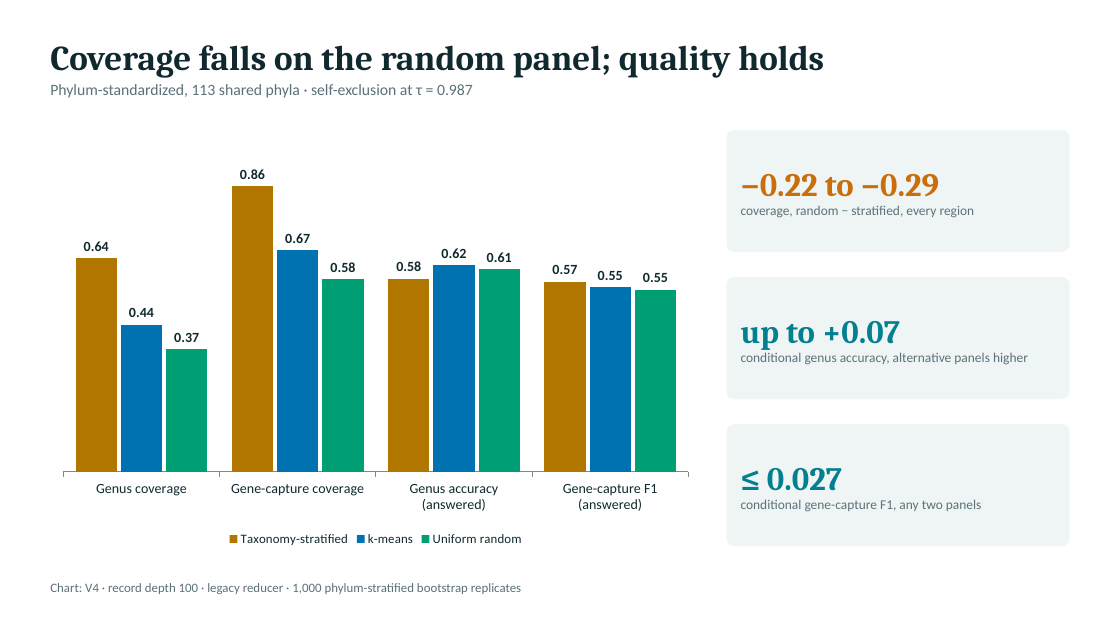
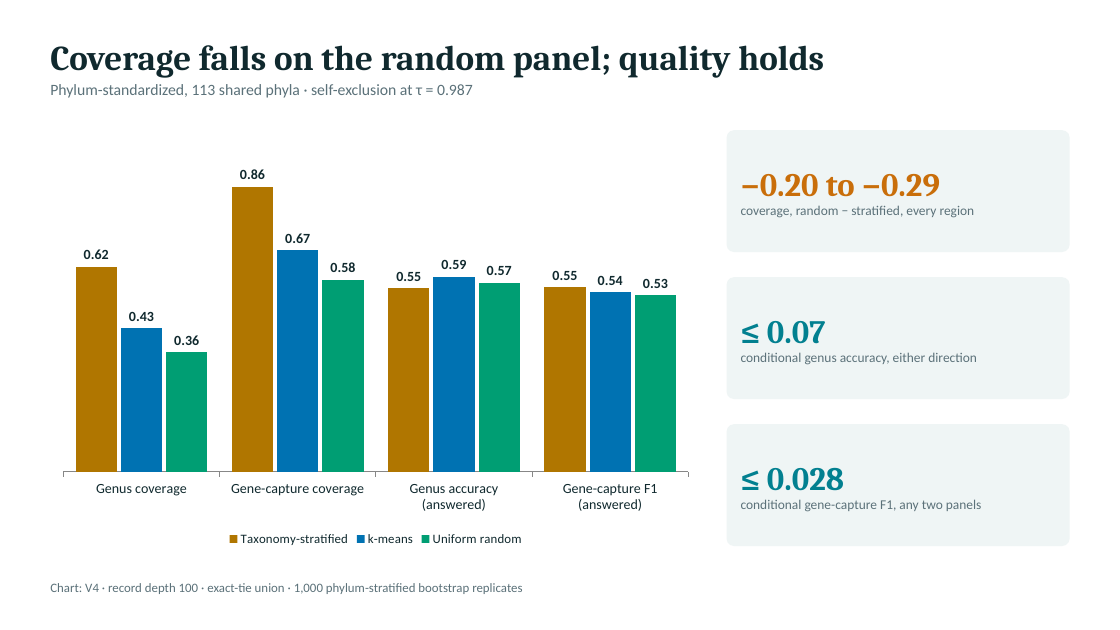
Before and after one commit to freiburgermsu/prFBA, a slide deck: slide 33 of presentations/prFBA_updates_2026-10.pptx. Drawn at 1120x630 pixels with LibreOffice and Linux fonts; fonts in the diff are those of the drawing. Boxes give left, top, right and bottom in pixels: in the first picture for what was removed or moved away, otherwise in the second. Text is boxed around its words. In the diff, an @@ line names an element or a change of style, - is before the commit and + after.

```diff
--- a/presentations/prFBA_updates_2026-10.pptx
+++ b/presentations/prFBA_updates_2026-10.pptx
@@ column chart at [50,130,702,550] @@
@@ Taxonomy-stratified, Genus coverage: 0.64 to 0.62 @@
@@ Taxonomy-stratified, Genus accuracy (answered): 0.58 to 0.55 @@
@@ Taxonomy-stratified, Gene-capture F1 (answered): 0.57 to 0.55 @@
@@ k-means, Genus coverage: 0.44 to 0.43 @@
@@ k-means, Genus accuracy (answered): 0.62 to 0.59 @@
@@ k-means, Gene-capture F1 (answered): 0.55 to 0.54 @@
@@ Uniform random, Genus coverage: 0.37 to 0.36 @@
@@ Uniform random, Genus accuracy (answered): 0.61 to 0.57 @@
@@ Uniform random, Gene-capture F1 (answered): 0.55 to 0.53 @@
@@ text in rounded rectangle at [741,174,940,197]: text changed @@
-−0.22 to −0.29
+−0.20 to −0.29
@@ text in rounded rectangle at [741,321,977,365]: text changed @@
-up to +0.07
-conditional genus accuracy, alternative panels higher
+≤ 0.07
+conditional genus accuracy, either direction
@@ text in rounded rectangle at [767,468,844,491]: text changed @@
-≤ 0.027
+≤ 0.028
@@ text at [50,583,522,594]: text changed @@
-Chart: V4 · record depth 100 · legacy reducer · 1,000 phylum-stratified bootstrap replicates
+Chart: V4 · record depth 100 · exact-tie union · 1,000 phylum-stratified bootstrap replicates
```
Also in this commit, not shown: 18 other slides changed, 29 other files.
